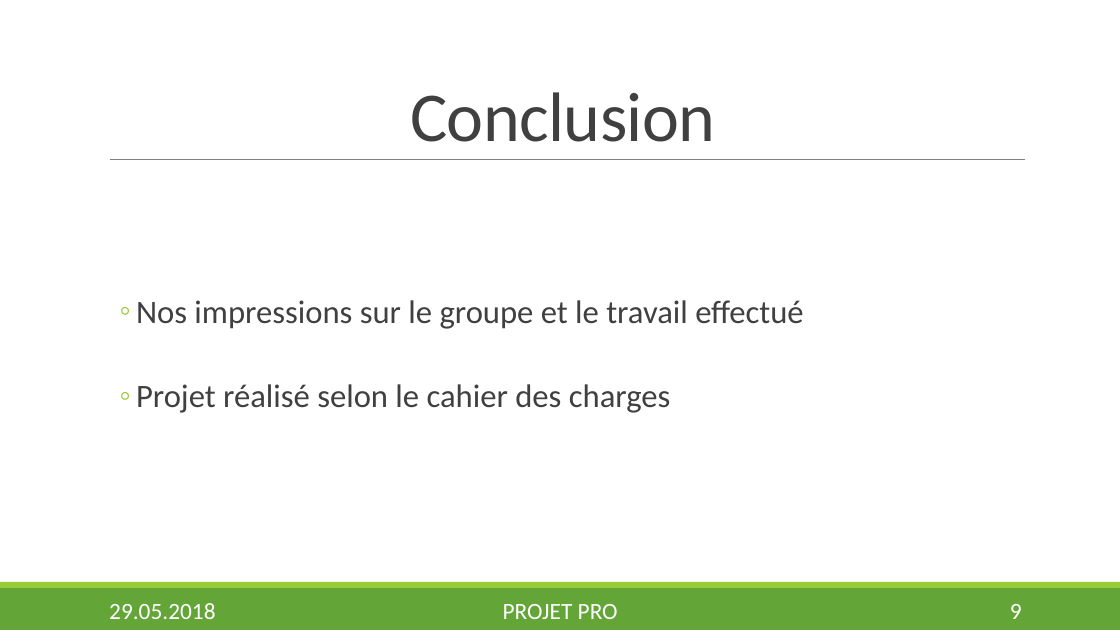
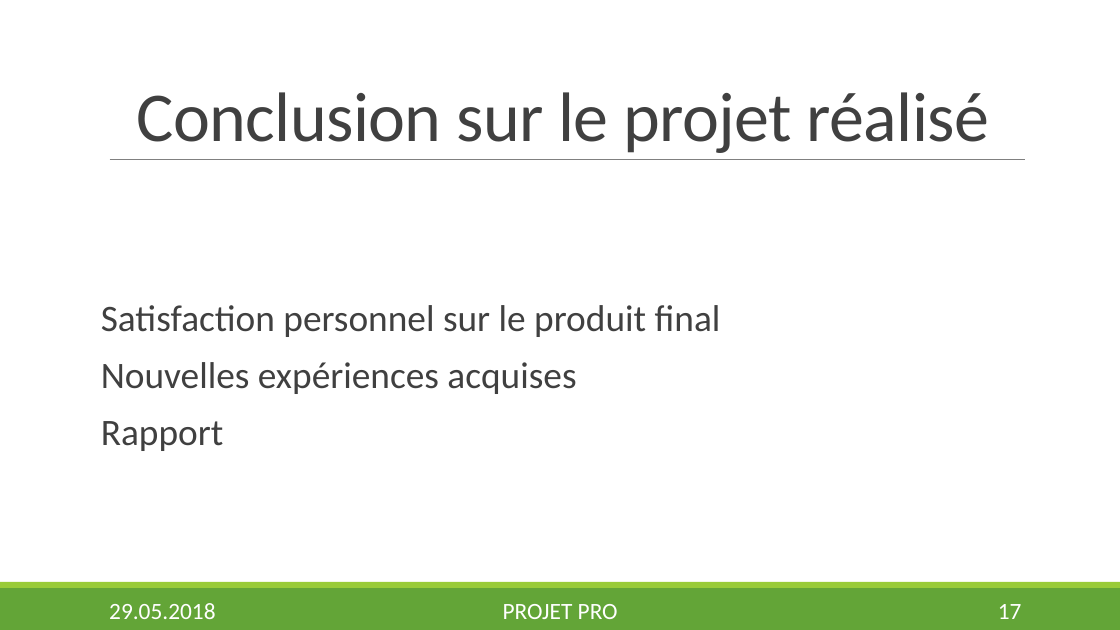
Before and after one commit to Nyahon/PRO, a slide deck: slide 17 of presentation/DaryllFinal.pptx (slide 9 before the commit). Drawn at 1120x630 pixels with LibreOffice and Linux fonts; fonts in the diff are those of the drawing; background and template pictures are left out. Boxes give left, top, right and bottom in pixels: in the first picture for what was removed or moved away, otherwise in the second. Text is boxed around its words. In the diff, an @@ line names an element or a change of style, - is before the commit and + after.

```diff
--- a/presentation/DaryllFinal.pptx
+++ b/presentation/DaryllFinal.pptx
@@ title at box(136, 92, 990, 153): text changed @@
-Conclusion
+Conclusion sur le projet réalisé
@@ text at box(101, 305, 721, 451): text changed; size 28 to 32 pt @@
-  ◦ Nos impressions sur le groupe et le travail effectué
-  ◦ Projet réalisé selon le cahier des charges
+Satisfaction personnel sur le produit final
+Nouvelles expériences acquises
+Rapport
@@ page number at box(998, 604, 1022, 619): text changed @@
-9
+17
```
Also in this commit, not shown: 7 other slides changed, 10 slides added, 1 other file.
